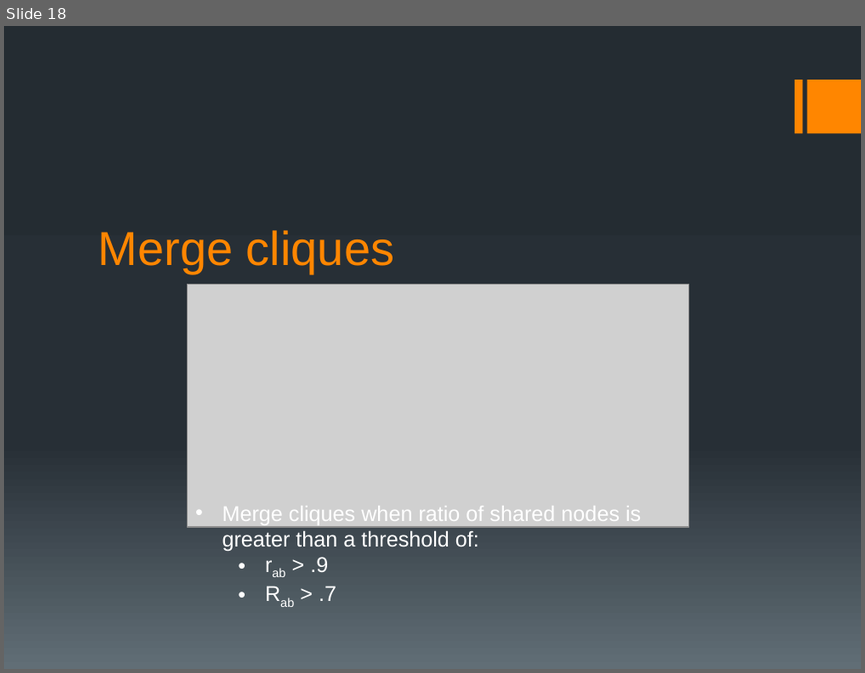
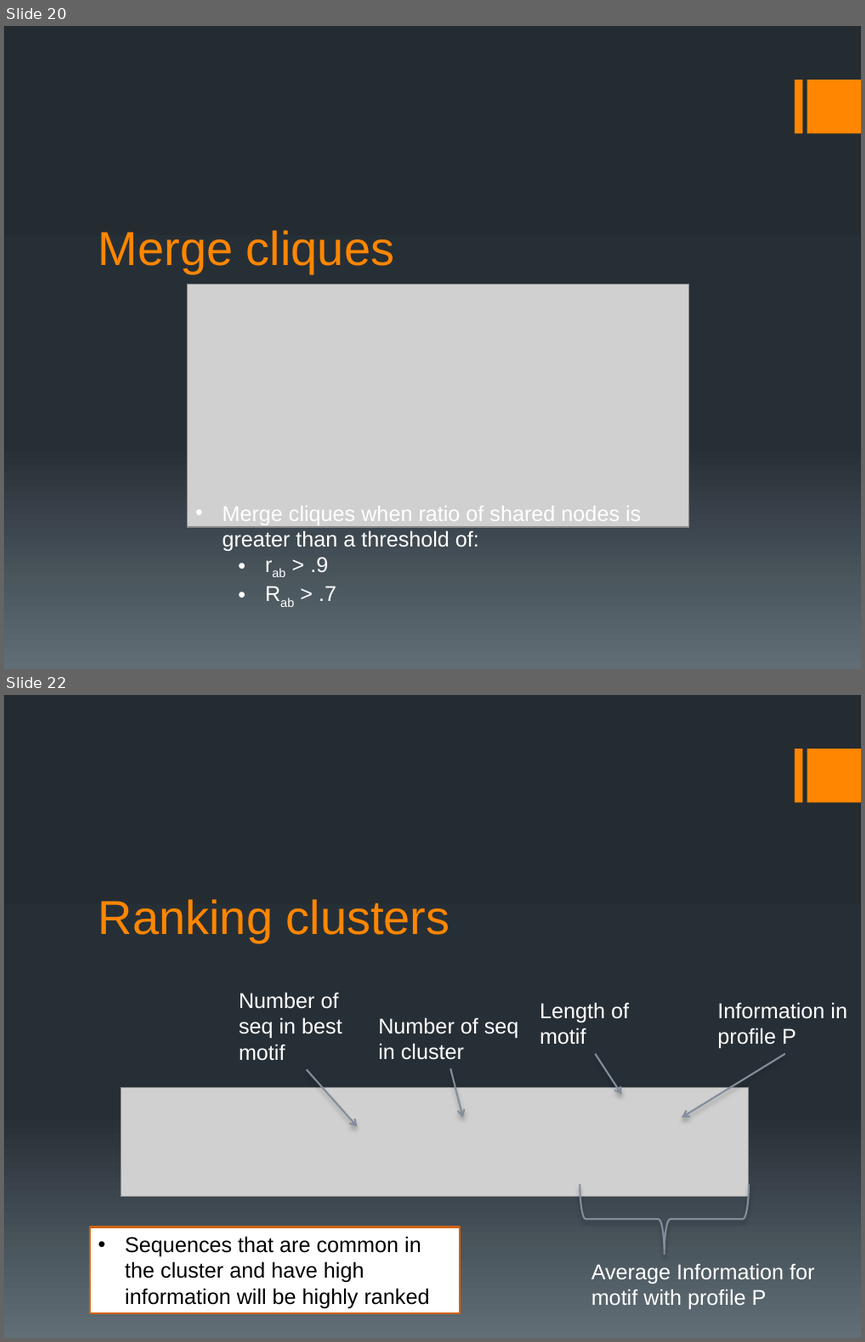
Before and after one commit to ship561/final-project, a slide deck: bioinformatics presentation.pptx. Shown one above the other, each under a label of ours: slide 18 before the commit, slides 20 and 22 after it; the slides between them are not shown. The pictures are 865x673 and 865x1342 pixels, drawn with LibreOffice and Linux fonts; fonts in the diff are those of the drawing; grey boxes stand for pictures. Boxes give left, top, right and bottom in pixels: in the first picture for what was removed or moved away, otherwise in the second. Text is boxed around its words. In the diff, an @@ line names an element or a change of style, - is before the commit and + after.

```diff
--- a/bioinformatics presentation.pptx
+++ b/bioinformatics presentation.pptx
@@ slide 22 added at [4,695,861,1338], background gradient #242C33 to #273037 to #636D76; not listed: 2 template elements that a slide beside it also shows @@
@@ title added at [98,899,450,942], 40 pt, text #FF8600 @@
+Ranking clusters
@@ text added at [239,992,342,1061], 18 pt, text #FFFFFF @@
+Number of seq in best motif
@@ text added at [378,1017,519,1060], 18 pt, text #FFFFFF @@
+Number of seq in cluster
@@ text added at [540,1002,629,1044], 18 pt, text #FFFFFF @@
+Length of motif
@@ text added at [717,1002,847,1049], 18 pt, text #FFFFFF @@
+Information in profile P
@@ arrow added from (307, 1069) to (357, 1126), #838D9B 1.5 pt @@
@@ arrow added from (450, 1068) to (463, 1117), #838D9B 1.5 pt @@
@@ arrow added from (596, 1053) to (622, 1095), #838D9B 1.5 pt @@
@@ arrow added from (784, 1053) to (681, 1117), #838D9B 1.5 pt @@
@@ picture added at [121,1088,749,1197] @@
@@ left brace added at [579,1185,749,1253], outline #838D9B 1.5 pt @@
@@ rectangle added at [90,1227,460,1314], fill #FFFFFF, outline #D2610C 1.5 pt, 18 pt, text #000000 @@
+• Sequences that are common in the cluster and have high information will be highly ranked
@@ text added at [591,1264,814,1309], 18 pt, text #FFFFFF @@
+Average Information for motif with profile P
@@ what was slide 18 is now slide 20 @@
```
Also in this commit, not shown: 2 slides changed, 5 other slides added, 1 slide removed.
